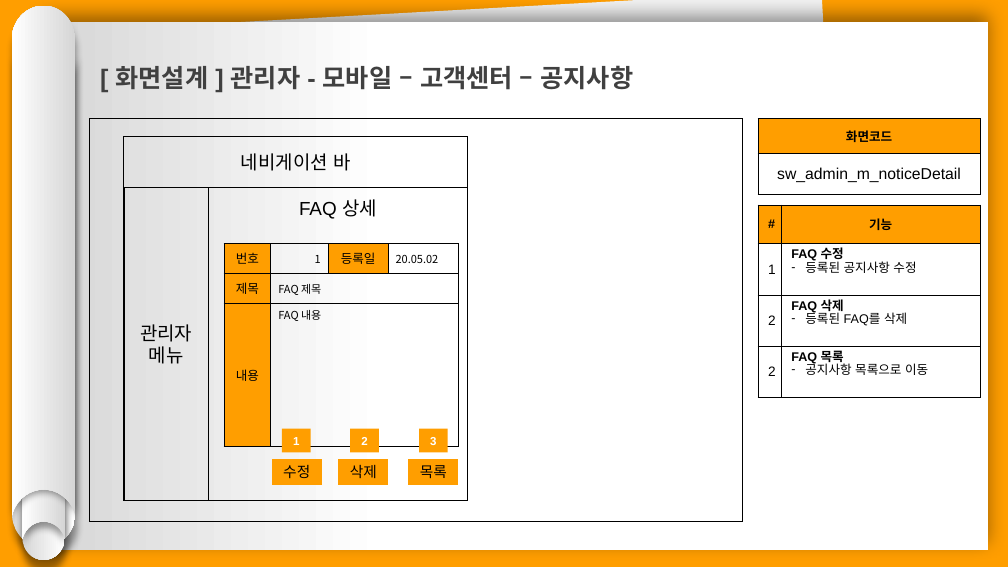
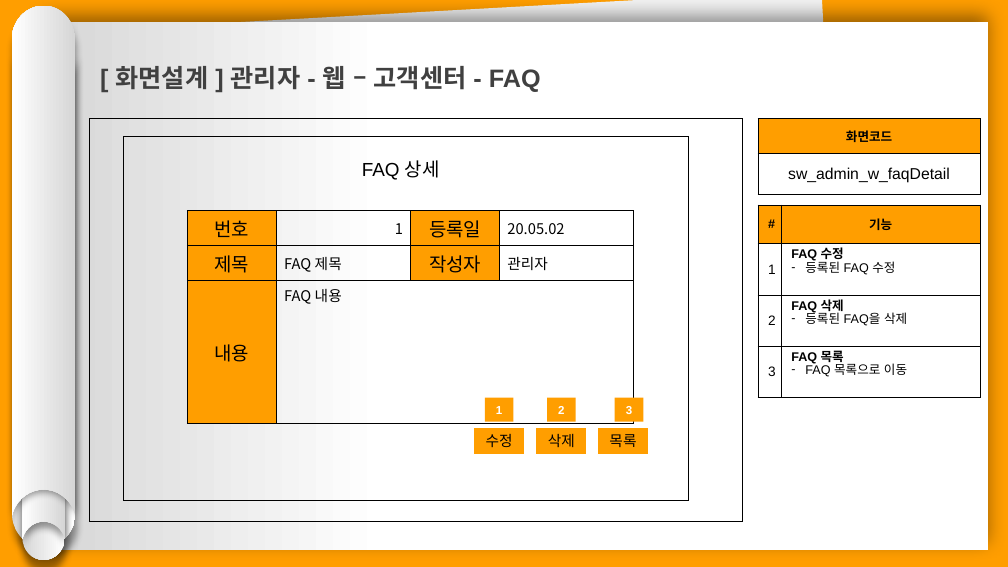
Before and after one commit to hhsw07/ezen-academy-projects, a slide deck: slide 13 of 0 발표용 파워포인트/project06 - 파워포인트 종합 - 송우.pptx (slide 19 before the commit). Drawn at 1008x567 pixels with LibreOffice and Linux fonts; fonts in the diff are those of the drawing. Boxes give left, top, right and bottom in pixels: in the first picture for what was removed or moved away, otherwise in the second. Text is boxed around its words. In the diff, an @@ line names an element or a change of style, - is before the commit and + after.

```diff
--- a/0 발표용 파워포인트/project06 - 파워포인트 종합 - 송우.pptx
+++ b/0 발표용 파워포인트/project06 - 파워포인트 종합 - 송우.pptx
@@ text at box(116, 66, 541, 92): text changed @@
-[ 화면설계 ] 관리자 - 모바일 – 고객센터 – 공지사항
+[ 화면설계 ] 관리자 - 웹 – 고객센터 - FAQ
@@ table at box(758, 119, 981, 194) @@
-row 2, column 1: sw_admin_m_noticeDetail
+row 2, column 1: sw_admin_w_faqDetail
@@ rectangle: place and size @@
-rectangle at box(124, 136, 468, 500)
+rectangle at box(124, 136, 689, 500)
@@ rectangle removed at box(124, 136, 468, 188) @@
-네비게이션 바
@@ text "FAQ 상세": place and size @@
-text "FAQ 상세" at box(208, 188, 467, 501)
+text "FAQ 상세" at box(362, 160, 440, 180)
@@ text "FAQ 상세" at box(362, 160, 440, 180): outline #000000 1 pt to none @@
@@ rectangle removed at box(124, 188, 208, 501) @@
-관리자
-메뉴
@@ table at box(758, 205, 981, 398) @@
-row 2, column 2: FAQ 수정 / 등록된 공지사항 수정
+row 2, column 2: FAQ 수정 / 등록된 FAQ 수정
-row 3, column 2: FAQ 삭제 / 등록된 FAQ를 삭제
+row 3, column 2: FAQ 삭제 / 등록된 FAQ을 삭제
-row 4, column 1: 2
+row 4, column 1: 3
-row 4, column 2: FAQ 목록 / 공지사항 목록으로 이동
+row 4, column 2: FAQ 목록 / FAQ 목록으로 이동
@@ table at box(188, 211, 634, 414) @@
-row 2, column 3: 
+row 2, column 3: 작성자
-row 2, column 4: 
+row 2, column 4: 관리자
@@ size 12 to 18 pt in "번호", "등록일", "제목", "내용" @@
@@ size 10.5 to 14 pt in "1", "20.05.02", "FAQ 제목", "FAQ 내용" @@
@@ table: place and size @@
-table at box(224, 243, 458, 446)
+table at box(188, 211, 634, 414)
@@ rectangle "1": place and size @@
-rectangle "1" at box(282, 429, 311, 453)
+rectangle "1" at box(485, 398, 513, 422)
@@ rectangle "2": place and size @@
-rectangle "2" at box(350, 429, 379, 453)
+rectangle "2" at box(547, 398, 576, 422)
@@ rectangle "3": place and size @@
-rectangle "3" at box(419, 429, 448, 453)
+rectangle "3" at box(615, 398, 644, 422)
@@ rectangle "수정": place and size @@
-rectangle "수정" at box(272, 459, 321, 484)
+rectangle "수정" at box(475, 429, 524, 454)
@@ rectangle "삭제": place and size @@
-rectangle "삭제" at box(339, 459, 388, 484)
+rectangle "삭제" at box(537, 429, 586, 454)
@@ rectangle "목록": place and size @@
-rectangle "목록" at box(409, 459, 458, 484)
+rectangle "목록" at box(599, 429, 648, 454)
```
Also in this commit, not shown: 11 other slides changed, 8 slides removed.
